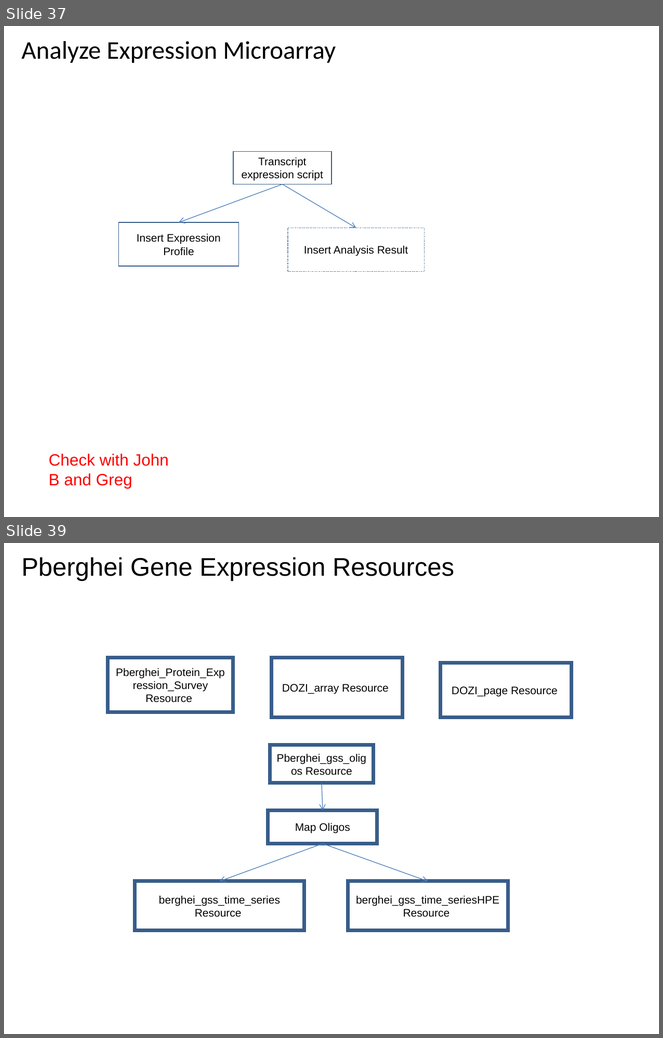
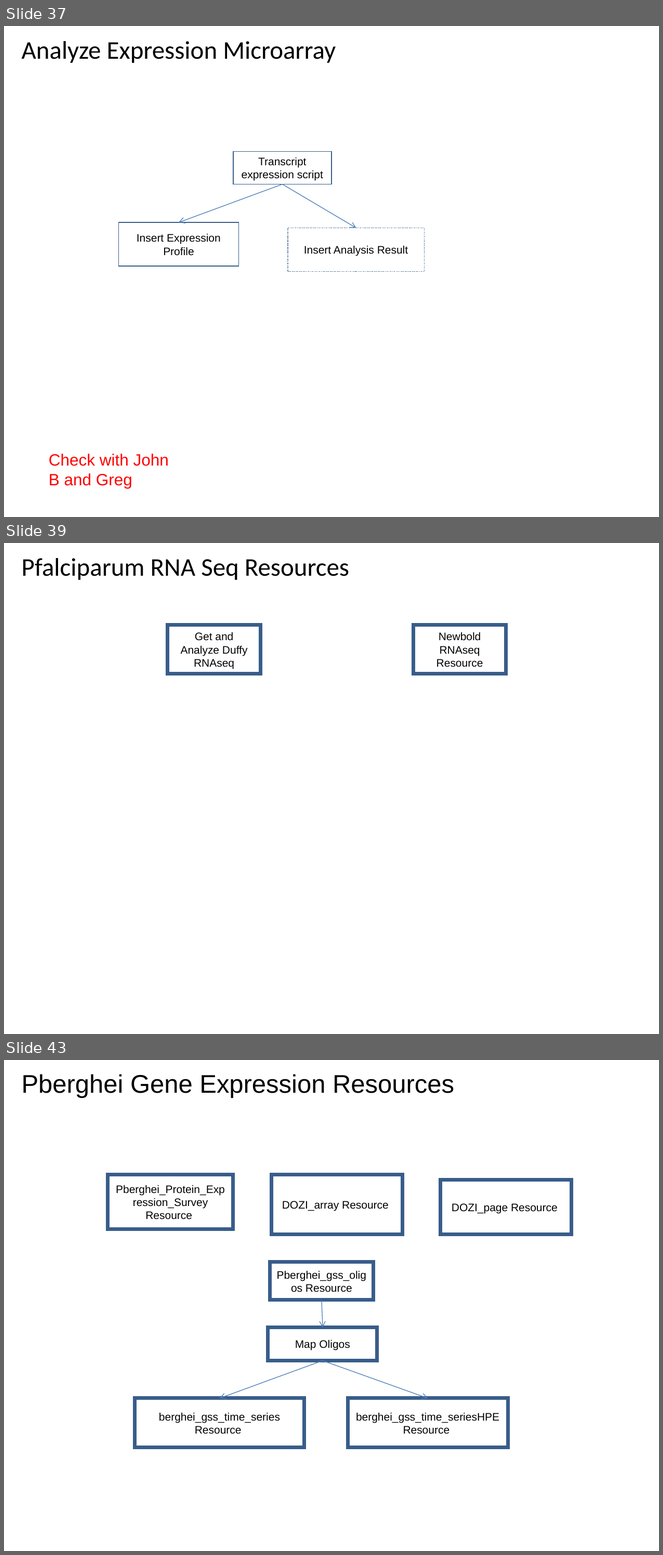
Before and after one commit to VEuPathDB/ApiCommonWorkflow, a slide deck: Main/doc/IntegratedWorkflow.ppt. Shown one above the other, each under a label of ours: slides 37 and 39 before the commit, slides 37, 39 and 43 after it; the slides between them are not shown. The pictures are 663x1038 and 663x1555 pixels, drawn with LibreOffice and Linux fonts; fonts in the diff are those of the drawing. Boxes give left, top, right and bottom in pixels: in the first picture for what was removed or moved away, otherwise in the second. Text is boxed around its words. In the diff, an @@ line names an element or a change of style, - is before the commit and + after.

```diff
--- a/Main/doc/IntegratedWorkflow.ppt
+++ b/Main/doc/IntegratedWorkflow.ppt
@@ slide 39 added at [4, 543, 659, 1034], background #FFFFFF @@
@@ title added at [22, 558, 349, 580], 28 pt, text #000000 @@
+Pfalciparum RNA Seq Resources
@@ rectangle added at [168, 625, 261, 674], outline #385D8A 4 pt, 12 pt, text #000000 @@
+Get and Analyze Duffy RNAseq
@@ rectangle added at [414, 625, 506, 674], outline #385D8A 4 pt, 12 pt, text #000000 @@
+Newbold RNAseq Resource
@@ what was slide 39 is now slide 43 @@
```
Also in this commit, not shown: 6 slides changed, 3 other slides added.
